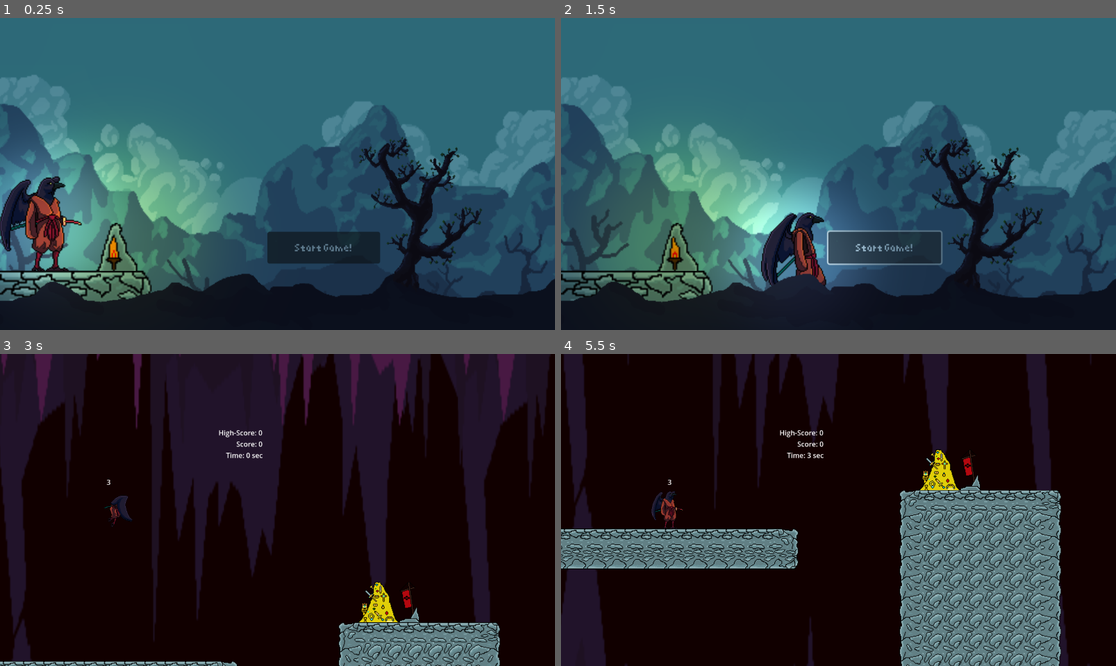
Above: before the commit, frames 1-4 (two rows, left to right).
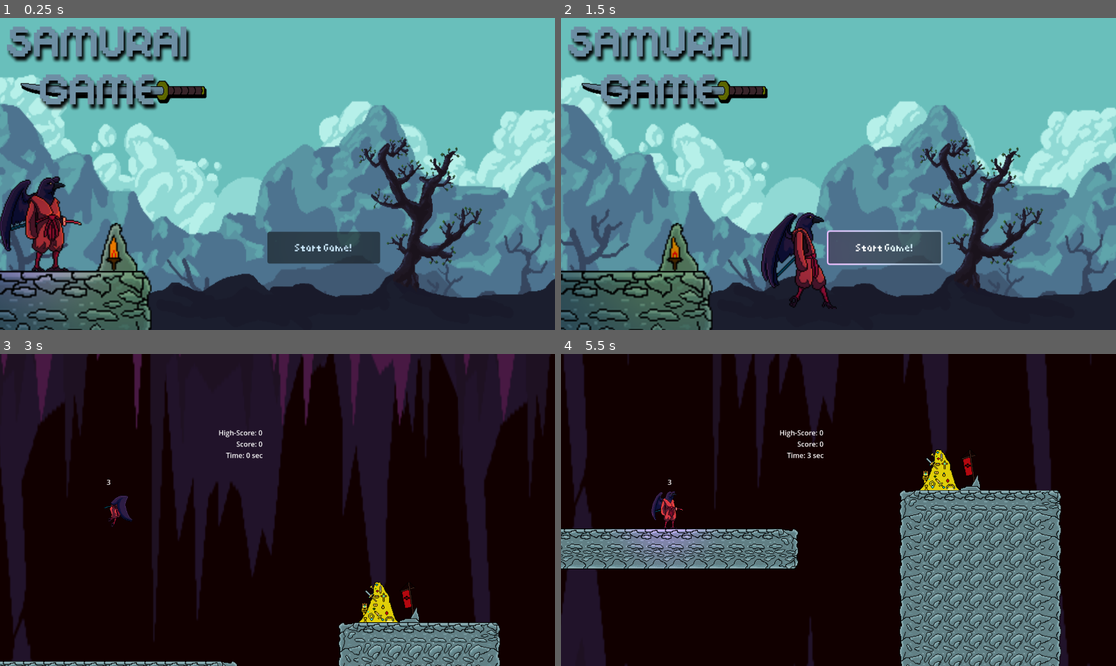
Above: after the commit, the same moments.

Repository: Neolanco/samurai-game
Game: Godot game, scene res://titlescreen.tscn
The game is run twice, just before and just after one commit, with the same random seed, the same clock (stepped at 60 frames per second) and the same inputs.
Inputs:
- Up to frame 1 (0.25 s): no input
- Up to frame 2 (1.5 s): click "Start Game!" at 0.5 s; click "Start Game!" at 1.25 s
- Up to frame 3 (3 s): tap Enter (ui_accept) at 2, 2.27 s; hold Right (ui_right) 2.03-2.78 s; hold Space 2.03-2.78 s; hold W from 2.78 s (still down); tap Shift at 2.85 s
- Up to frame 4 (5.5 s): keep holding W; tap Enter (ui_accept) at 3.02, 4.52, 5.27 s; hold Q 3.53-4.28 s; tap Space at 4.35 s; hold Shift from 5.03 s (still down)

The runs differ from the first frame. In frame 1, 80% of the frame differs, in the area x 0-100%, y 0-100%; in frame 2, 80%; in frame 3, less than 0.1%; in frame 4, 0.7%.

Commit message:
titlescreen final (maybe)

Diff:
--- /dev/null
+++ b/ParallaxClouds.gd
@@ -0,0 +1,6 @@
+extends ParallaxLayer
+
+var CLOUD_SPEED = -15
+
+func _process(delta) -> void:
+	self.motion_offset.x += CLOUD_SPEED * delta
--- a/player_1.tscn
+++ b/player_1.tscn
@@ -36,14 +36,15 @@
 [ext_resource type="Texture2D" uid="uid://cxeurk7xxbbl2" path="res://sprites/crow_centred/jump/13.PNG" id="33_wjhgl"]
 [ext_resource type="Texture2D" uid="uid://cpaiivcxl0cs7" path="res://sprites/crow_centred/jump/14.PNG" id="34_mbslc"]
 [ext_resource type="Texture2D" uid="uid://cucgeg0hsrkrr" path="res://sprites/crow_centred/jump/15.PNG" id="35_gvnmv"]
-[ext_resource type="Texture2D" uid="uid://citibrphvtaeb" path="res://sprites/crow_centred/run/1.PNG" id="37_atxcr"]
-[ext_resource type="Texture2D" uid="uid://dcsp8jshv64uh" path="res://sprites/crow_centred/run/2.PNG" id="38_wp4d4"]
-[ext_resource type="Texture2D" uid="uid://dv86mbnref6y1" path="res://sprites/crow_centred/run/3.PNG" id="39_tatp4"]
-[ext_resource type="Texture2D" uid="uid://bwl8v0fsgka0m" path="res://sprites/crow_centred/run/4.PNG" id="40_xjet7"]
-[ext_resource type="Texture2D" uid="uid://xmovjyqqhr48" path="res://sprites/crow_centred/run/5.PNG" id="41_lvvv8"]
-[ext_resource type="Texture2D" uid="uid://c8gfwqpomuhcv" path="res://sprites/crow_centred/run/6.PNG" id="42_rye6l"]
-[ext_resource type="Texture2D" uid="uid://baxne4u2rkt5v" path="res://sprites/crow_centred/run/7.PNG" id="43_a4ljg"]
-[ext_resource type="Texture2D" uid="uid://6wuaam6lt5jv" path="res://sprites/crow_centred/run/8.PNG" id="44_hy0xi"]
+[ext_resource type="Texture2D" uid="uid://cq3qtl642vqrn" path="res://sprites/crow_centred/run/1.PNG" id="37_atxcr"]
+[ext_resource type="Texture2D" uid="uid://c0k87lcmn5tdw" path="res://sprites/crow_centred/run/2.PNG" id="38_wp4d4"]
+[ext_resource type="Texture2D" uid="uid://cewlgorswsll1" path="res://sprites/crow_centred/run/3.PNG" id="39_tatp4"]
+[ext_resource type="Texture2D" uid="uid://b0ebk70l4bwob" path="res://sprites/crow_centred/run/4.PNG" id="40_xjet7"]
+[ext_resource type="Texture2D" uid="uid://dmhp852vmrqji" path="res://sprites/crow_centred/run/5.PNG" id="41_lvvv8"]
+[ext_resource type="Texture2D" uid="uid://b7ghoay7mg062" path="res://sprites/crow_centred/run/6.PNG" id="42_rye6l"]
+[ext_resource type="Texture2D" uid="uid://dx3p2lb38olrr" path="res://sprites/crow_centred/run/7.PNG" id="43_a4ljg"]
+[ext_resource type="Texture2D" uid="uid://gxsrbf7kka5w" path="res://sprites/crow_centred/run/8.PNG" id="44_hy0xi"]
+[ext_resource type="Texture2D" uid="uid://dot8eo665aeqq" path="res://refrences/2D lighting tutorial/light.png" id="45_k6rje"]
 
 [sub_resource type="RectangleShape2D" id="RectangleShape2D_u1a71"]
 size = Vector2(45, 89)
@@ -263,3 +264,10 @@
 offset_bottom = -53.0
 text = "Health"
 horizontal_alignment = 1
+
+[node name="PointLight2D" type="PointLight2D" parent="."]
+scale = Vector2(1.5, 1.5)
+color = Color(1, 0.121569, 0.913725, 1)
+energy = 0.5
+texture = ExtResource("45_k6rje")
+texture_scale = 0.6
--- a/project.godot
+++ b/project.godot
@@ -13,7 +13,7 @@
 config/name="samurai-game"
 run/main_scene="res://titlescreen.tscn"
 config/features=PackedStringArray("4.2", "GL Compatibility")
-boot_splash/image="res://refrences/lennard.png"
+boot_splash/image="res://sprites/splash.png"
 config/icon="res://icon.svg"
 
 [display]
--- a/sprites/general-tileset.tres
+++ b/sprites/general-tileset.tres
@@ -1,6 +1,9 @@
-[gd_resource type="TileSet" load_steps=3 format=3 uid="uid://curtu215lbuqg"]
+[gd_resource type="TileSet" load_steps=4 format=3 uid="uid://curtu215lbuqg"]
 
 [ext_resource type="Texture2D" uid="uid://wosbsq2yir2f" path="res://sprites/tiles_spritesheet.png" id="1_4mgh1"]
+
+[sub_resource type="OccluderPolygon2D" id="OccluderPolygon2D_q0jv3"]
+polygon = PackedVector2Array(-35, -35, 35, -35, 35, 35, -35, 35)
 
 [sub_resource type="TileSetAtlasSource" id="TileSetAtlasSource_souv5"]
 texture = ExtResource("1_4mgh1")
@@ -252,10 +255,12 @@
 11:7/0/physics_layer_0/linear_velocity = Vector2(0, 0)
 11:7/0/physics_layer_0/angular_velocity = 0.0
 8:7/0 = 0
+8:7/0/occlusion_layer_0/polygon = SubResource("OccluderPolygon2D_q0jv3")
 8:7/0/physics_layer_0/linear_velocity = Vector2(0, 0)
 8:7/0/physics_layer_0/angular_velocity = 0.0
 8:7/0/physics_layer_0/polygon_0/points = PackedVector2Array(-35, -35, 35, -35, 35, 35, -35, 35)
 7:7/0 = 0
+7:7/0/occlusion_layer_0/polygon = SubResource("OccluderPolygon2D_q0jv3")
 7:7/0/physics_layer_0/linear_velocity = Vector2(0, 0)
 7:7/0/physics_layer_0/angular_velocity = 0.0
 7:7/0/physics_layer_0/polygon_0/points = PackedVector2Array(-35, -35, 35, -35, 35, 35, -35, 35)
@@ -315,10 +320,12 @@
 6:8/0/physics_layer_0/linear_velocity = Vector2(0, 0)
 6:8/0/physics_layer_0/angular_velocity = 0.0
 7:8/0 = 0
+7:8/0/occlusion_layer_0/polygon = SubResource("OccluderPolygon2D_q0jv3")
 7:8/0/physics_layer_0/linear_velocity = Vector2(0, 0)
 7:8/0/physics_layer_0/angular_velocity = 0.0
 7:8/0/physics_layer_0/polygon_0/points = PackedVector2Array(-35, -35, 35, -35, 35, 35, -35, 35)
 8:8/0 = 0
+8:8/0/occlusion_layer_0/polygon = SubResource("OccluderPolygon2D_q0jv3")
 8:8/0/physics_layer_0/linear_velocity = Vector2(0, 0)
 8:8/0/physics_layer_0/angular_velocity = 0.0
 8:8/0/physics_layer_0/polygon_0/points = PackedVector2Array(-35, -35, 35, -35, 35, 35, -35, 35)
@@ -344,10 +351,12 @@
 1:8/0/physics_layer_0/linear_velocity = Vector2(0, 0)
 1:8/0/physics_layer_0/angular_velocity = 0.0
 7:9/0 = 0
+7:9/0/occlusion_layer_0/polygon = SubResource("OccluderPolygon2D_q0jv3")
 7:9/0/physics_layer_0/linear_velocity = Vector2(0, 0)
 7:9/0/physics_layer_0/angular_velocity = 0.0
 7:9/0/physics_layer_0/polygon_0/points = PackedVector2Array(-35, -35, 35, -35, 35, 35, -35, 35)
 8:9/0 = 0
+8:9/0/occlusion_layer_0/polygon = SubResource("OccluderPolygon2D_q0jv3")
 8:9/0/physics_layer_0/linear_velocity = Vector2(0, 0)
 8:9/0/physics_layer_0/angular_velocity = 0.0
 8:9/0/physics_layer_0/polygon_0/points = PackedVector2Array(-35, -35, 35, -35, 35, 35, -35, 35)
@@ -376,10 +385,12 @@
 6:10/0/physics_layer_0/linear_velocity = Vector2(0, 0)
 6:10/0/physics_layer_0/angular_velocity = 0.0
 7:10/0 = 0
+7:10/0/occlusion_layer_0/polygon = SubResource("OccluderPolygon2D_q0jv3")
 7:10/0/physics_layer_0/linear_velocity = Vector2(0, 0)
 7:10/0/physics_layer_0/angular_velocity = 0.0
 7:10/0/physics_layer_0/polygon_0/points = PackedVector2Array(-35, -35, 35, -35, 35, 35, -35, 35)
 8:10/0 = 0
+8:10/0/occlusion_layer_0/polygon = SubResource("OccluderPolygon2D_q0jv3")
 8:10/0/physics_layer_0/linear_velocity = Vector2(0, 0)
 8:10/0/physics_layer_0/angular_velocity = 0.0
 8:10/0/physics_layer_0/polygon_0/points = PackedVector2Array(-35, -35, 35, -35, 35, 35, -35, 35)
@@ -471,6 +482,7 @@
 0:12/0/physics_layer_0/linear_velocity = Vector2(0, 0)
 0:12/0/physics_layer_0/angular_velocity = 0.0
 8:12/0 = 0
+8:12/0/occlusion_layer_0/polygon = SubResource("OccluderPolygon2D_q0jv3")
 8:12/0/physics_layer_0/linear_velocity = Vector2(0, 0)
 8:12/0/physics_layer_0/angular_velocity = 0.0
 8:12/0/physics_layer_0/polygon_0/points = PackedVector2Array(-35, -35, 35, -35, 35, 35, -35, 35)
@@ -486,5 +498,6 @@
 
 [resource]
 tile_size = Vector2i(70, 70)
+occlusion_layer_0/light_mask = 1
 physics_layer_0/collision_layer = 1
 sources/0 = SubResource("TileSetAtlasSource_souv5")
--- a/titlescreen.tscn
+++ b/titlescreen.tscn
@@ -1,16 +1,18 @@
-[gd_scene load_steps=12 format=3 uid="uid://csvhfk8ckmvr0"]
+[gd_scene load_steps=14 format=3 uid="uid://csvhfk8ckmvr0"]
 
 [ext_resource type="Script" path="res://titlescreen.gd" id="1_xus21"]
-[ext_resource type="TileSet" uid="uid://inyccwww6src" path="res://sprites/general-tileset.tres" id="2_aj342"]
+[ext_resource type="TileSet" uid="uid://curtu215lbuqg" path="res://sprites/general-tileset.tres" id="2_aj342"]
 [ext_resource type="PackedScene" uid="uid://dnopqbshnc0jx" path="res://player_dummy.tscn" id="2_rnf7f"]
 [ext_resource type="Texture2D" uid="uid://dot8eo665aeqq" path="res://refrences/2D lighting tutorial/light.png" id="5_oljv4"]
 [ext_resource type="Texture2D" uid="uid://be7kpix7mry7c" path="res://refrences/paralax tutorial/parallax-00.png" id="7_2htk7"]
+[ext_resource type="Script" path="res://ParallaxClouds.gd" id="8_d2qgn"]
 [ext_resource type="Texture2D" uid="uid://begaffd3l4n7y" path="res://refrences/paralax tutorial/parallax-01.png" id="8_iasdf"]
 [ext_resource type="Theme" uid="uid://l2kuag675c7k" path="res://general theme.tres" id="9_0jkfe"]
 [ext_resource type="PackedScene" uid="uid://buv03lchlewpy" path="res://Torch.tscn" id="9_u3cns"]
 [ext_resource type="Texture2D" uid="uid://cohlcxchno3kj" path="res://refrences/paralax tutorial/parallax-02.png" id="9_wup5p"]
 [ext_resource type="Texture2D" uid="uid://cjld1c0aclu42" path="res://refrences/paralax tutorial/parallax-03.png" id="10_6to6y"]
 [ext_resource type="Texture2D" uid="uid://bpxalaho72knf" path="res://refrences/paralax tutorial/parallax-04.png" id="11_8k3en"]
+[ext_resource type="Texture2D" uid="uid://c7otxikx4hogh" path="res://sprites/title.png" id="12_tno4j"]
 
 [node name="Titlescreen" type="Node2D"]
 script = ExtResource("1_xus21")
@@ -27,6 +29,7 @@
 position = Vector2(50, 286.57)
 
 [node name="PointLight2D" type="PointLight2D" parent="Player_dummy"]
+color = Color(1, 0.121569, 0.913725, 1)
 energy = 0.5
 texture = ExtResource("5_oljv4")
 texture_scale = 0.6
@@ -54,40 +57,64 @@
 theme = ExtResource("9_0jkfe")
 text = "Start Game!"
 
+[node name="PointLight2D" type="PointLight2D" parent="UI/BTNstart"]
+position = Vector2(75, 20)
+scale = Vector2(1.5, 1.5)
+energy = 0.5
+texture = ExtResource("5_oljv4")
+texture_scale = 0.6
+
 [node name="Torch" parent="." instance=ExtResource("9_u3cns")]
 position = Vector2(164.95, 317)
 scale = Vector2(2.09375, 2.09375)
 
-[node name="Background" type="Node" parent="."]
+[node name="ParallaxBackground" type="ParallaxBackground" parent="."]
 
-[node name="GreyL1" type="Sprite2D" parent="Background"]
+[node name="ParallaxLayer" type="ParallaxLayer" parent="ParallaxBackground"]
+
+[node name="GreyL1" type="Sprite2D" parent="ParallaxBackground/ParallaxLayer"]
 z_index = -1
 position = Vector2(423, 218.75)
 scale = Vector2(1.5, 1.75)
 texture = ExtResource("7_2htk7")
 
-[node name="GreyL2" type="Sprite2D" parent="Background"]
+[node name="ParallaxClouds" type="ParallaxLayer" parent="ParallaxBackground"]
+script = ExtResource("8_d2qgn")
+
+[node name="GreyL2" type="Sprite2D" parent="ParallaxBackground/ParallaxClouds"]
 z_index = -1
 position = Vector2(423, 218.75)
 scale = Vector2(1.5, 1.75)
 texture = ExtResource("8_iasdf")
 
-[node name="GreyL3" type="Sprite2D" parent="Background"]
+[node name="ParallaxLayer3" type="ParallaxLayer" parent="ParallaxBackground"]
+
+[node name="GreyL3" type="Sprite2D" parent="ParallaxBackground/ParallaxLayer3"]
 z_index = -1
 position = Vector2(423, 218.75)
 scale = Vector2(1.5, 1.75)
 texture = ExtResource("9_wup5p")
 
-[node name="GreyL4" type="Sprite2D" parent="Background"]
+[node name="ParallaxLayer4" type="ParallaxLayer" parent="ParallaxBackground"]
+
+[node name="GreyL4" type="Sprite2D" parent="ParallaxBackground/ParallaxLayer4"]
 z_index = -1
 position = Vector2(423, 218.75)
 scale = Vector2(1.5, 1.75)
 texture = ExtResource("10_6to6y")
 
-[node name="GreyL5" type="Sprite2D" parent="Background"]
+[node name="ParallaxLayer5" type="ParallaxLayer" parent="ParallaxBackground"]
 z_index = 1
+
+[node name="GreyL5" type="Sprite2D" parent="ParallaxBackground/ParallaxLayer5"]
 position = Vector2(336, 283)
 scale = Vector2(0.980311, 1.0963)
 texture = ExtResource("11_8k3en")
 
+[node name="Title" type="Sprite2D" parent="."]
+z_index = -1
+position = Vector2(136, 69)
+scale = Vector2(0.220833, 0.220833)
+texture = ExtResource("12_tno4j")
+
 [connection signal="pressed" from="UI/BTNstart" to="." method="_on_BTNstart_pressed"]
Not shown: 1 places in player_1.tscn that only renumber resources
Renamed: sprites/SchwertFüRLeonDenSeppel.png -> refrences/SchwertFüRLeonDenSeppel.png
Binary file added: sprites/splash.png
Binary file added: sprites/title.png
Not shown, added: refrences/Title.kra
